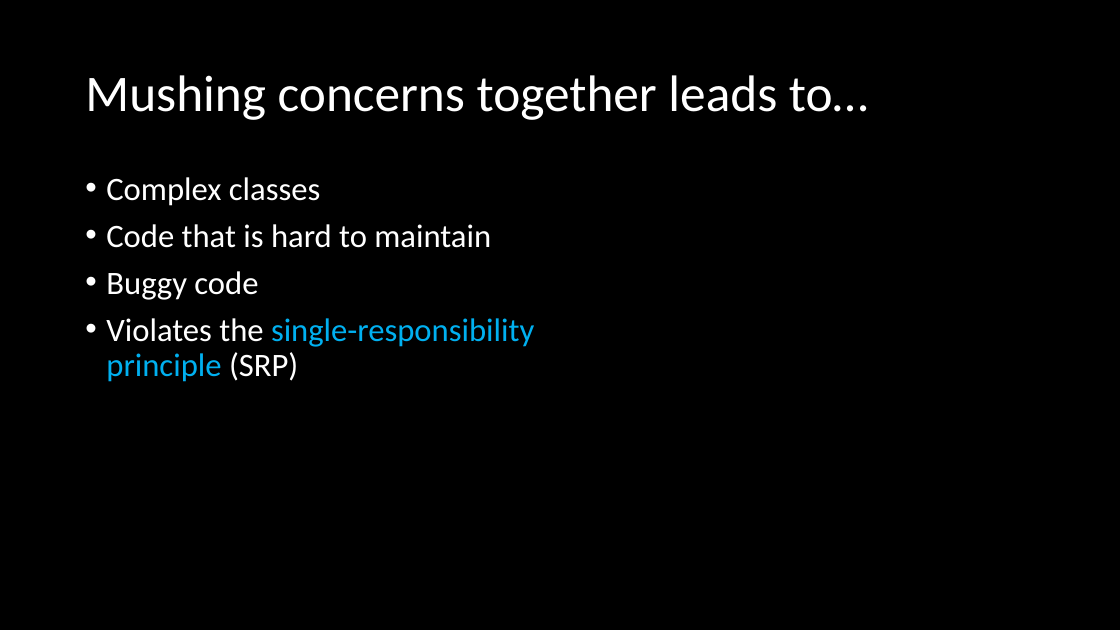
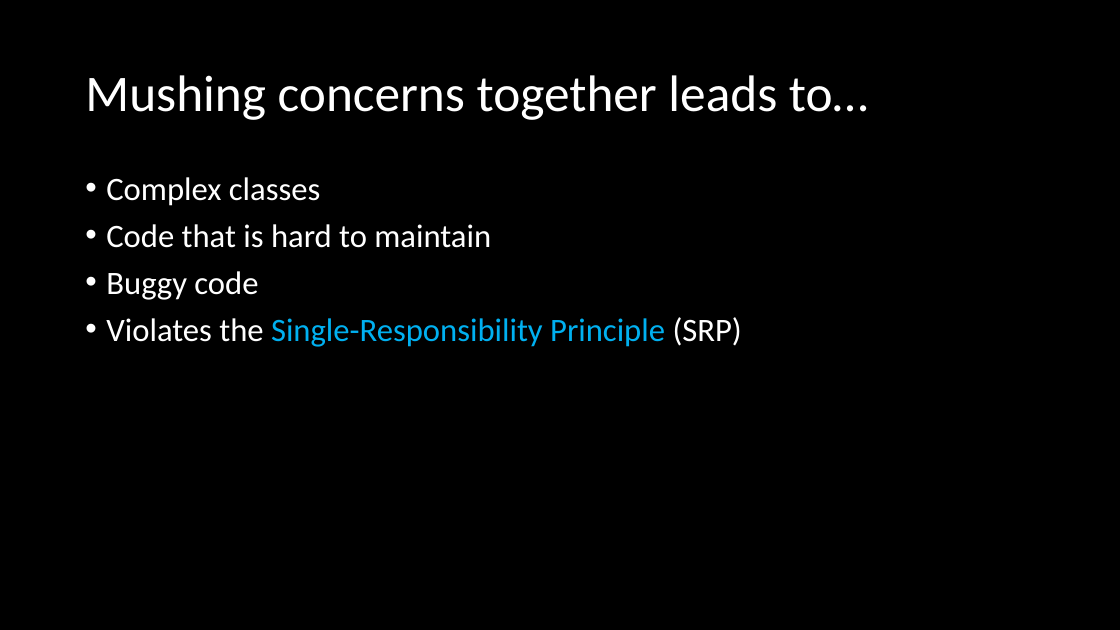
Before and after one commit to ckiefriter1/PT-BESD, a slide deck: slide 5 of Week7/W1.05. Working with Data.pptx. Drawn at 1120x630 pixels with LibreOffice and Linux fonts; fonts in the diff are those of the drawing. Boxes give left, top, right and bottom in pixels: in the first picture for what was removed or moved away, otherwise in the second. Text is boxed around its words. In the diff, an @@ line names an element or a change of style, - is before the commit and + after.

```diff
--- a/Week7/W1.05. Working with Data.pptx
+++ b/Week7/W1.05. Working with Data.pptx
@@ text at (x1=106, y1=317, x2=742, y2=347): text changed @@
-• Violates the single-responsibility principle (SRP)
+• Violates the Single-Responsibility Principle (SRP)
```
Also in this commit, not shown: 3 other slides changed, 3 other files.
